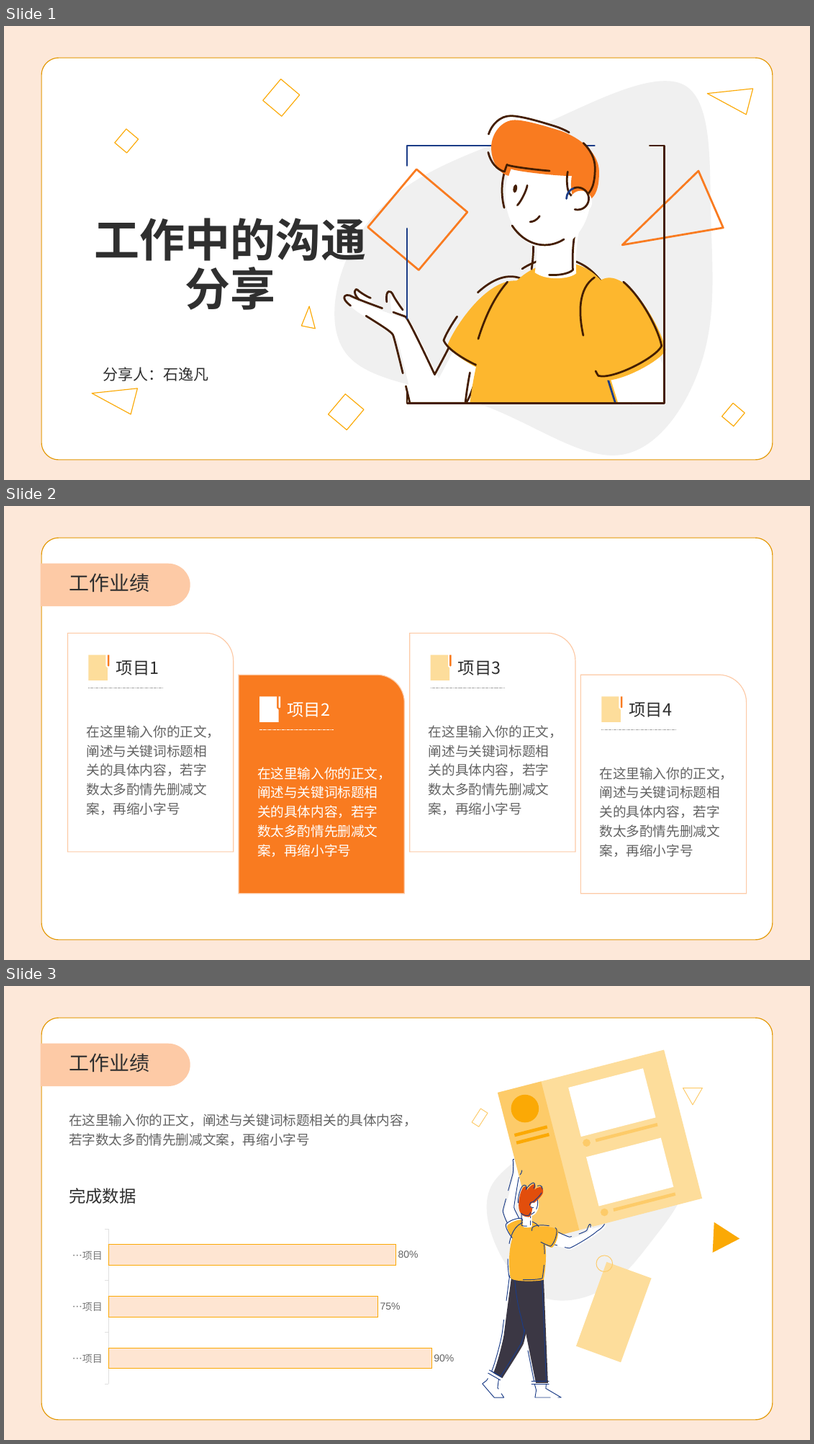
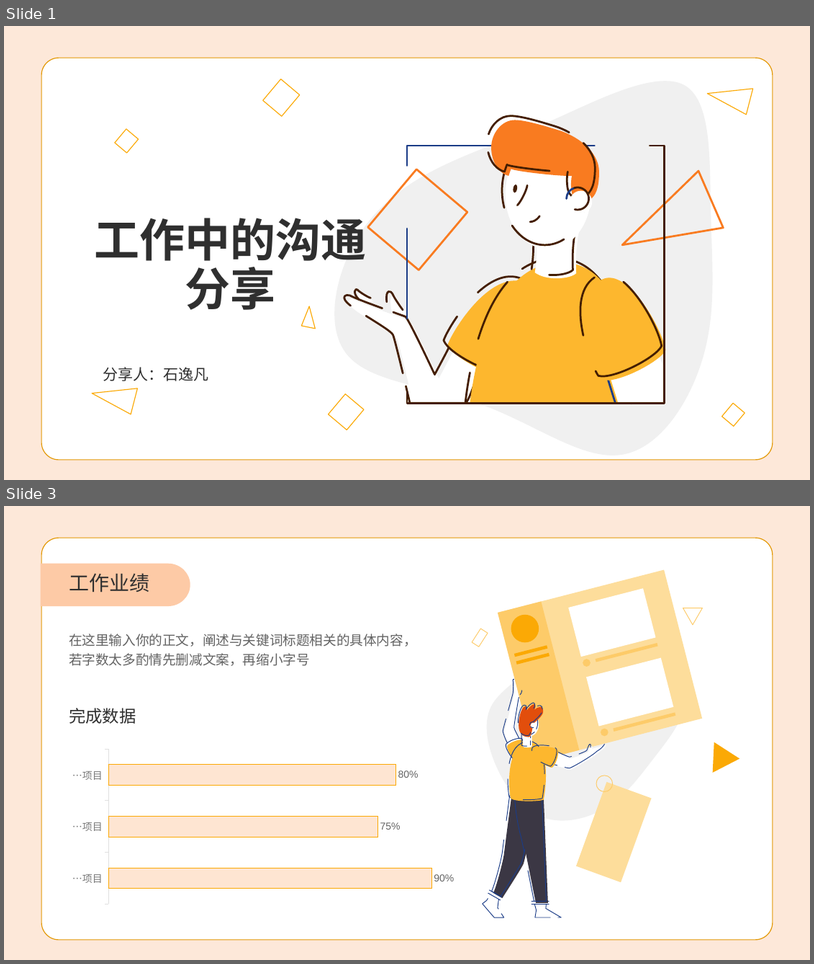
Before and after one commit to f494949/remote_store, a slide deck: 工作office文档/工作中的沟通心理分享.pptx. Shown one above the other, each under a label of ours: slides 1, 2 and 3 before the commit, slides 1 and 3 after it; the slides between them are not shown. The pictures are 814x1444 and 814x964 pixels, drawn with LibreOffice and Linux fonts; fonts in the diff are those of the drawing; background and template pictures are left out. Boxes give left, top, right and bottom in pixels: in the first picture for what was removed or moved away, otherwise in the second. Text is boxed around its words. In the diff, an @@ line names an element or a change of style, - is before the commit and + after.

```diff
--- a/工作office文档/工作中的沟通心理分享.pptx
+++ b/工作office文档/工作中的沟通心理分享.pptx
@@ slide 2 removed at [4, 506, 810, 960], background #F97B20 at 17% opacity; not listed: 2 template elements that a slide beside it also shows @@
@@ text removed at [69, 573, 149, 592] @@
-工作业绩
@@ group removed at [67, 633, 233, 852]: 2 texts, 2 freeform shapes, 1 round rect, 1 line @@
-项目1
-在这里输入你的正文，阐述与关键词标题相关的具体内容，若字数太多酌情先删减文案，再缩小字号
@@ group removed at [410, 633, 576, 852]: 2 texts, 2 freeform shapes, 1 round rect, 1 line @@
-项目3
-在这里输入你的正文，阐述与关键词标题相关的具体内容，若字数太多酌情先删减文案，再缩小字号
@@ group removed at [239, 674, 404, 893]: 2 texts, 2 freeform shapes, 1 round rect, 1 line @@
-项目2
-在这里输入你的正文，阐述与关键词标题相关的具体内容，若字数太多酌情先删减文案，再缩小字号
@@ group removed at [581, 674, 747, 893]: 2 texts, 2 freeform shapes, 1 round rect, 1 line @@
-项目4
-在这里输入你的正文，阐述与关键词标题相关的具体内容，若字数太多酌情先删减文案，再缩小字号
```
Also in this commit, not shown: 1 slide added.
